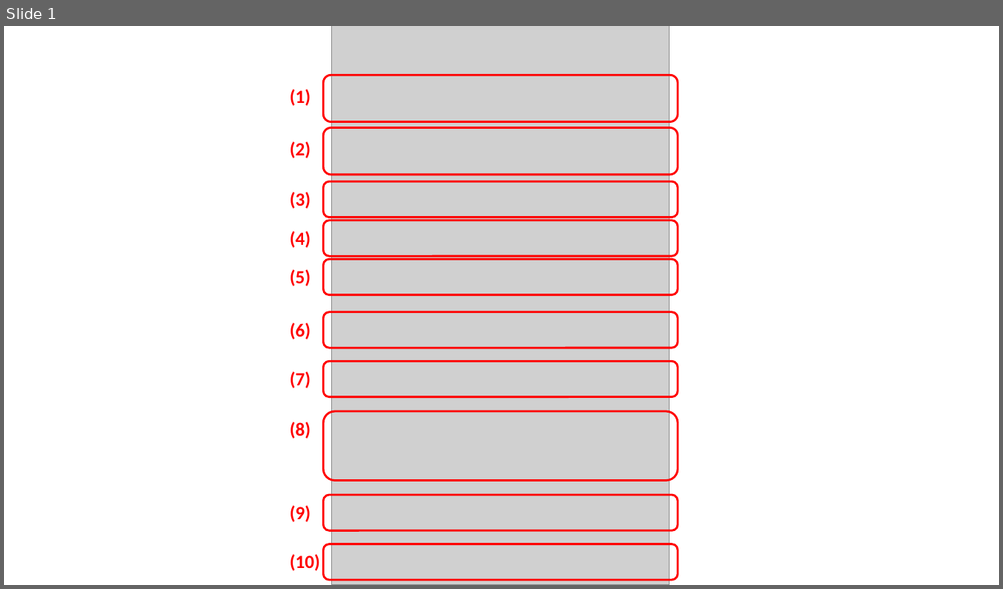
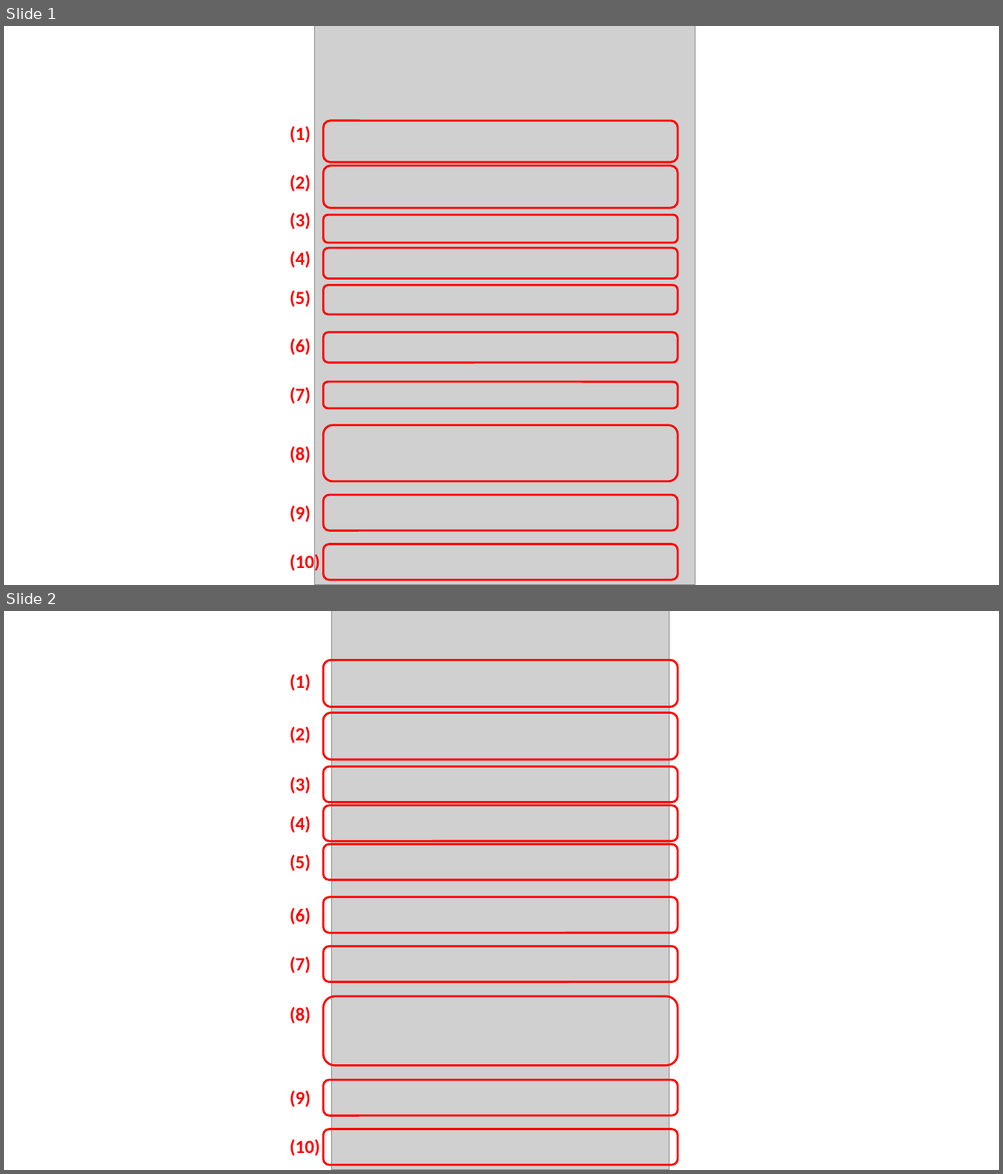
Before and after one commit to metaOmic/tutorial, a slide deck: figure/metaDE/metaOmics_DE.pptx. Shown one above the other, each under a label of ours: slide 1 before the commit, slides 1 and 2 after it. The pictures are 1003x589 and 1003x1174 pixels, drawn with LibreOffice and Linux fonts; fonts in the diff are those of the drawing; grey boxes stand for pictures. Boxes give left, top, right and bottom in pixels: in the first picture for what was removed or moved away, otherwise in the second. Text is boxed around its words. In the diff, an @@ line names an element or a change of style, - is before the commit and + after.

```diff
--- a/figure/metaDE/metaOmics_DE.pptx
+++ b/figure/metaDE/metaOmics_DE.pptx
@@ slide 1 added at bbox=[4, 26, 999, 585], background #FFFFFF @@
@@ picture added at bbox=[314, 26, 695, 585] @@
@@ text added at bbox=[290, 126, 310, 143], 18 pt, text #FF0000, bold @@
+(1)
@@ rounded rectangle added at bbox=[324, 121, 677, 163], outline #FF0000 2 pt @@
@@ text added at bbox=[290, 175, 310, 192], 18 pt, text #FF0000, bold @@
+(2)
@@ rounded rectangle added at bbox=[324, 166, 677, 208], outline #FF0000 2 pt @@
@@ text added at bbox=[290, 212, 310, 230], 18 pt, text #FF0000, bold @@
+(3)
@@ rounded rectangle added at bbox=[324, 215, 677, 243], outline #FF0000 2 pt @@
@@ text added at bbox=[290, 251, 310, 268], 18 pt, text #FF0000, bold @@
+(4)
@@ rounded rectangle added at bbox=[324, 248, 677, 279], outline #FF0000 2 pt @@
@@ text added at bbox=[290, 290, 310, 307], 18 pt, text #FF0000, bold @@
+(5)
@@ rounded rectangle added at bbox=[324, 286, 677, 315], outline #FF0000 2 pt @@
@@ rounded rectangle added at bbox=[324, 332, 677, 363], outline #FF0000 2 pt @@
@@ text added at bbox=[290, 338, 310, 355], 18 pt, text #FF0000, bold @@
+(6)
@@ text added at bbox=[290, 387, 310, 404], 18 pt, text #FF0000, bold @@
+(7)
@@ rounded rectangle added at bbox=[324, 382, 677, 409], outline #FF0000 2 pt @@
@@ text added at bbox=[290, 446, 310, 463], 18 pt, text #FF0000, bold @@
+(8)
@@ rounded rectangle added at bbox=[324, 426, 677, 482], outline #FF0000 2 pt @@
@@ text added at bbox=[290, 506, 310, 523], 18 pt, text #FF0000, bold @@
+(9)
@@ rounded rectangle added at bbox=[324, 495, 677, 531], outline #FF0000 2 pt @@
@@ text added at bbox=[290, 554, 320, 574], 18 pt, text #FF0000, bold @@
+(10)
@@ rounded rectangle added at bbox=[324, 545, 677, 580], outline #FF0000 2 pt @@
@@ what was slide 1 is now slide 2 @@
```
Also in this commit, not shown: 2 other slides added, 2 slides removed, 44 other files.
